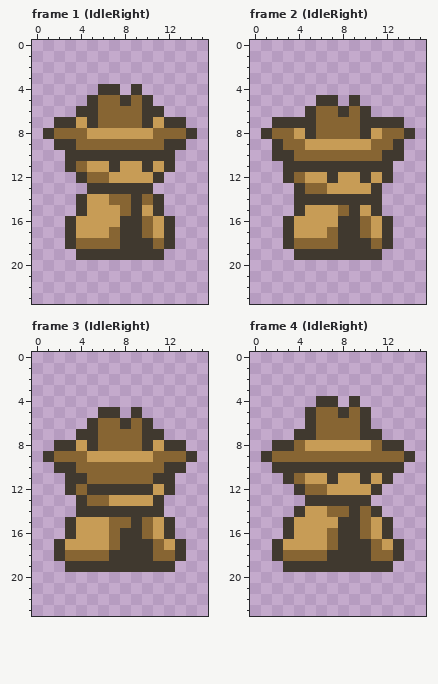
File history of a pixel-art file, assets/sprites/Player/Player.aseprite. The picture above is the old version.
16x24 pixels, 33 frames. Shown: frame 1 (IdleRight), frame 2 (IdleRight), frame 3 (IdleRight), frame 4 (IdleRight). The commit also changed other frames, which this record leaves out.
After the commit:
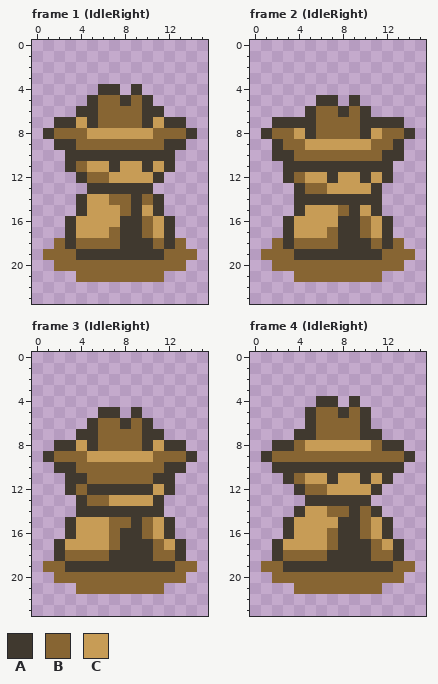
Palette (. is transparent): A #40392f  B #876533  C #c79c56
Message: updated barrel and adde player shadow
Difference:
layer "Shadow" added
--- frame 1 (IdleRight), layer "Shadow"
@@ x 0..15 @@
 17 ...ACCCBAABCA...
-18 ...ABBBBAAABA...
-19 ....AAAAAAAA....
-20 ................
-21 ................
+18 ..BABBBBAAABAB..
+19 .BBBAAAAAAAABBB.
+20 ..BBBBBBBBBBBB..
+21 ....BBBBBBBB....
 22 ................
--- frame 2 (IdleRight), layer "Shadow": the same change as frame 1 (IdleRight)
--- frame 3 (IdleRight), layer "Shadow"
@@ x 0..15 @@
 18 ..ABBBBAAAABBA..
-19 ...AAAAAAAAAA...
-20 ................
-21 ................
+19 .BBAAAAAAAAAABB.
+20 ..BBBBBBBBBBBB..
+21 ....BBBBBBBB....
 22 ................
--- frame 4 (IdleRight), layer "Shadow": the same change as frame 3 (IdleRight)
